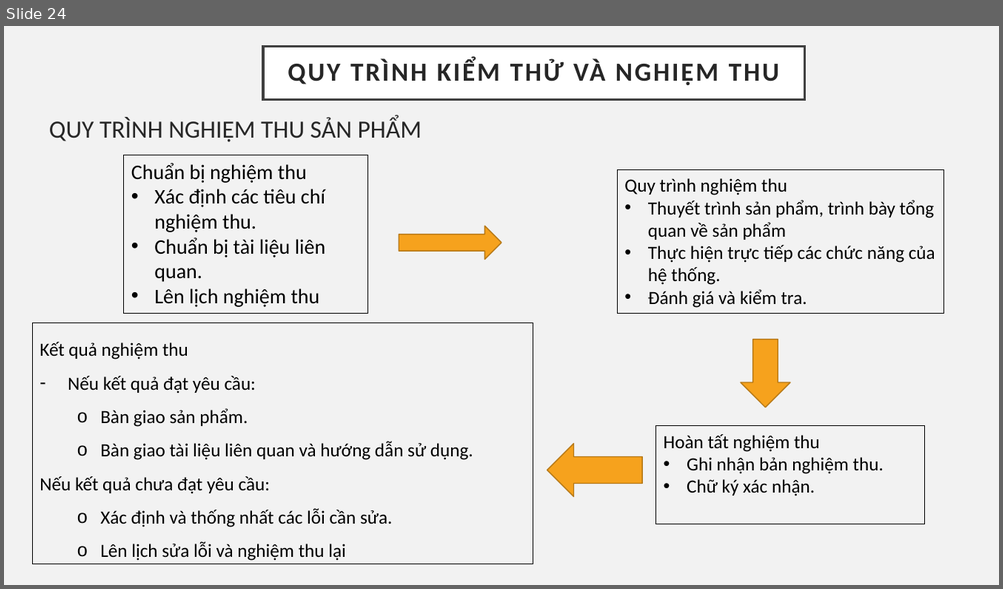
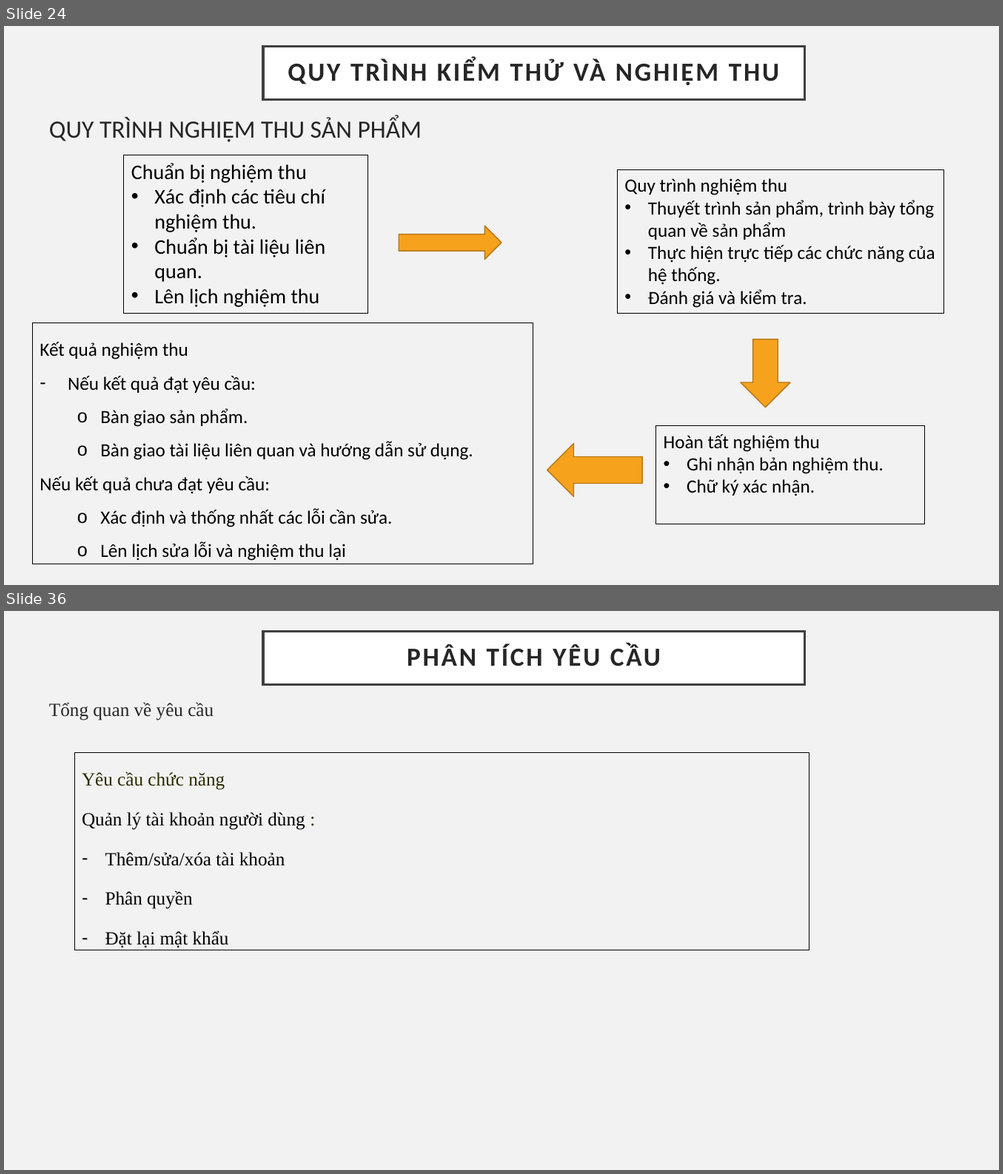
Before and after one commit to Tranngocphuc2003/BTL-CNPM, a slide deck: BTL Công nghệ phần mềm.pptx. Shown one above the other, each under a label of ours: slide 24 before the commit, slides 24 and 36 after it; the slides between them are not shown. The pictures are 1003x589 and 1003x1174 pixels, drawn with LibreOffice and Linux fonts; fonts in the diff are those of the drawing. Boxes give left, top, right and bottom in pixels: in the first picture for what was removed or moved away, otherwise in the second. Text is boxed around its words. In the diff, an @@ line names an element or a change of style, - is before the commit and + after.

```diff
--- a/BTL Công nghệ phần mềm.pptx
+++ b/BTL Công nghệ phần mềm.pptx
@@ slide 36 added at [4, 611, 999, 1170], background #F2F2F2 @@
@@ title added at [263, 631, 805, 684], fill #FFFFFF, outline #404040 2.5 pt, 25.2 pt, text #262626, bold @@
+PHÂN TÍCH YÊU CẦU
@@ text added at [49, 702, 213, 721], 18 pt, text #262626 @@
+Tổng quan về yêu cầu
@@ rectangle added at [74, 753, 808, 951], outline #000000 0.75 pt, 18 pt, text #000000 @@
+Yêu cầu chức năng
+Quản lý tài khoản người dùng :
+– Thêm/sửa/xóa tài khoản
+– Phân quyền
+– Đặt lại mật khẩu
```
Also in this commit, not shown: 26 other slides added, 2 other files.
